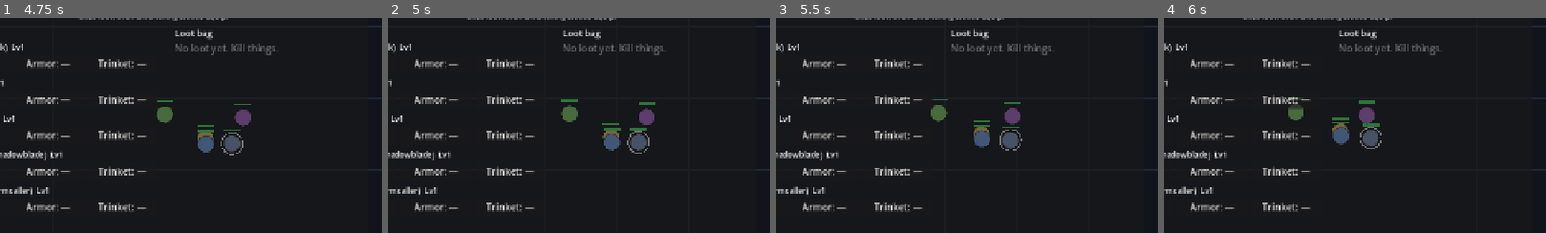
Above: before the commit, frames 1-4 (left to right).
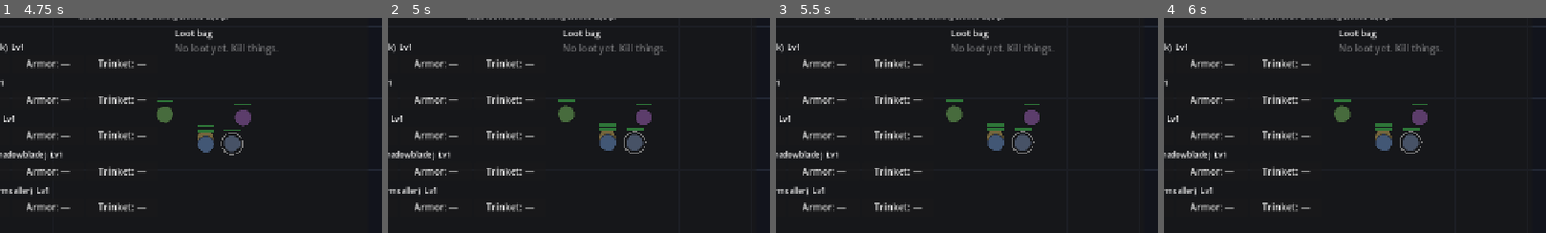
Above: after the commit, the same moments.

Repository: qydchen/squad-survivors
Game: Godot game, scene res://scenes/main.tscn
The game is run twice, just before and just after one commit, with the same random seed, the same clock (stepped at 60 frames per second) and the same inputs.
Inputs (mouse positions are % of the whole screen's width and height, from its top left):
- Up to frame 1 (4.75 s): tap Enter at 0.5 s; move the mouse to (72, 45) at 0.52 s; hold D (move_right) 0.53-1.28 s; tap R at 0.6, 1.55, 2.1, 2.85, 3.8, 4.35 s; click (72, 45) at 0.67 s; move the mouse to (30, 55) at 1.27 s; hold S (move_down) 1.28-2.03 s; tap C (stance_toggle) at 1.35 s; move the mouse to (60, 28) at 2.02 s; hold D (move_right) 2.03-2.78 s; move the mouse to (45, 70) at 2.77 s; hold W (move_up) 2.78-3.53 s; click (45, 70) at 2.92 s; move the mouse to (80, 65) at 3.52 s; hold C (stance_toggle) 3.53-4.28 s; hold A (move_left) from 3.53 s (still down); tap Tab (squad_inventory) at 4.15 s; move the mouse to (20, 35) at 4.27 s
- Up to frame 2 (5 s): keep holding A (move_left); tap Space (tactical_pause) at 4.9 s
- Up to frame 3 (5.5 s): move the mouse to (55, 50) at 5.02 s; release A (move_left) at 5.03 s; hold S (move_down) from 5.03 s (still down); tap R at 5.1 s; click (55, 50) at 5.17 s
- Up to frame 4 (6 s): move the mouse to (35, 25) at 5.77 s; release S (move_down) at 5.78 s; hold D (move_right) from 5.78 s (still down); tap C (stance_toggle) at 5.85 s
The pictures show only the part of the screen within x 30-80%, y 23-73%; the shares and areas given below are measured in that part.

Frame 1 is identical in both runs. In frame 2, 1.1% of the frame differs, in the area x 44-70%, y 37-64%; in frame 3, 2.7%; in frame 4, 2.9%, in the area x 32-69%, y 36-64%.
Error before the commit: Trying to assign value of type 'Nil' to a variable of type 'Dictionary'. (res://scripts/enemies/spawner.gd:66)
Error after the commit: Trying to assign value of type 'Nil' to a variable of type 'Dictionary'. (res://scripts/enemies/spawner.gd:71)

Commit message:
review: pause-mode fix, tuning wiring, drop-weight mutation fix, UI guards

Diff:
--- a/scripts/autoload/game.gd
+++ b/scripts/autoload/game.gd
@@ -98,7 +98,7 @@
 			"name": cid.capitalize(),
 			"roster_level": 1,
 			"roster_xp": 0,
-			"gear": {"weapon": "", "armor": "", "trinket": ""},
+			"gear": {"weapon": {}, "armor": {}, "trinket": {}},
 			"wounded_runs_left": 0,
 		})
 	_begin(chars)
@@ -199,7 +199,8 @@
 		float(tun("drops.base_chance", 0.035)) + minutes * float(tun("drops.time_scale_per_min", 0.004)))
 	if randf() > chance or item_defs.is_empty():
 		return {}
-	var weights: Dictionary = tun("drops.rarity_weights", {"common": 50.0, "magic": 28.0, "rare": 14.0, "epic": 6.0, "legendary": 2.0})
+	var weights: Dictionary = (tun("drops.rarity_weights", {"common": 50.0, "magic": 28.0, "rare": 14.0, "epic": 6.0, "legendary": 2.0}) as Dictionary).duplicate()
+	# Legendary odds creep up over the run. (Duplicate above: never mutate the live tuning config.)
 	# Legendary odds creep up over the run.
 	weights["legendary"] = float(weights.get("legendary", 2.0)) + minutes * float(tun("drops.legendary_weight_per_min", 0.35))
 	var total := 0.0
--- a/scripts/autoload/roster.gd
+++ b/scripts/autoload/roster.gd
@@ -36,7 +36,7 @@
 		"name": char_name,
 		"roster_level": 1,
 		"roster_xp": 0,
-		"gear": {"weapon": "", "armor": "", "trinket": ""},
+		"gear": {"weapon": {}, "armor": {}, "trinket": {}},
 		"wounded_runs_left": 0,
 	}
 	characters.append(char)
--- a/scripts/characters/squad_member.gd
+++ b/scripts/characters/squad_member.gd
@@ -467,9 +467,9 @@
 		if randf() < dodge:
 			return
 	var dmg := amount
-	# Tight stance: group mitigation aura.
+	# Tight stance: group mitigation aura (tuning: combat.tight_mitigation).
 	if Game.stance == "tight":
-		dmg *= 0.85
+		dmg *= float(Game.tun("combat.tight_mitigation", 0.85))
 	# Shield Wall buff.
 	if member.get("buffs", {}).has("shield_wall"):
 		dmg *= 0.4
--- a/scripts/enemies/spawner.gd
+++ b/scripts/enemies/spawner.gd
@@ -4,7 +4,10 @@
 
 const ARENA_HALF := 1500.0
 const SPAWN_RADIUS := 760.0
-const MAX_ALIVE := 140
+
+
+func _max_alive() -> int:
+	return int(Game.tun("spawner.max_alive", 140))
 
 var elapsed := 0.0
 var spawn_timer := 0.0
@@ -24,20 +27,22 @@
 	spawn_timer -= delta
 	if spawn_timer <= 0.0:
 		_spawn_wave()
-		# Interval shrinks over time: 1.1s -> ~0.3s at 20 min.
-		spawn_timer = maxf(0.28, 1.1 - elapsed * 0.0007)
+		# Interval shrinks over time (tuning: spawner.interval_*).
+		spawn_timer = maxf(float(Game.tun("spawner.interval_min", 0.28)),
+			float(Game.tun("spawner.interval_base", 1.1)) - elapsed * float(Game.tun("spawner.interval_decay_per_sec", 0.0007)))
 
 
 func _spawn_wave() -> void:
+	var max_alive := _max_alive()
 	var alive := get_tree().get_nodes_in_group("enemies").size()
-	if alive >= MAX_ALIVE:
+	if alive >= max_alive:
 		return
 	var anchor := get_tree().get_first_node_in_group("warband_anchor")
 	if anchor == null:
 		return
-	var batch := int(3 + elapsed / 45.0)
+	var batch := int(float(Game.tun("spawner.batch_base", 3.0)) + elapsed * float(Game.tun("spawner.batch_per_sec", 0.022)))
 	for i in batch:
-		if get_tree().get_nodes_in_group("enemies").size() >= MAX_ALIVE:
+		if get_tree().get_nodes_in_group("enemies").size() >= max_alive:
 			break
 		_spawn_one(anchor.global_position)
 
@@ -65,7 +70,7 @@
 	var def_path := "res://data/enemies/%s.json" % type_id
 	var def: Dictionary = JSON.parse_string(FileAccess.get_file_as_string(def_path))
 	# HP scales gently with time so the threat keeps up (tuning knob).
-	def["hp"] = float(table[type_id]["hp"]) * (1.0 + elapsed / 600.0)
+	def["hp"] = float(table[type_id]["hp"]) * (1.0 + elapsed * float(Game.tun("spawner.hp_scale_per_sec", 0.00167)))
 	var e := Enemy.new()
 	e.add_to_group("enemies")
 	# Random point on ring, clamped to arena.
--- a/scripts/main.gd
+++ b/scripts/main.gd
@@ -9,7 +9,8 @@
 
 
 func _ready() -> void:
-	process_mode = Node.PROCESS_MODE_ALWAYS
+	# NOTE: Main stays pausable (default). The R-restart shortcut lives in
+	# hud.gd because the HUD is PROCESS_MODE_ALWAYS and works while paused.
 	Game.level_up_ready.connect(_on_level_up_ready)
 	# Debug squad: 5 of the 6 classes (drops the Arcanist for this comp).
 	Game.start_run_debug(["bulwark", "cleric", "ranger", "shadowblade", "stormcaller"])
@@ -43,6 +44,7 @@
 
 
 func _unhandled_input(event: InputEvent) -> void:
+	# Main is pausable: this only fires while the sim is running.
 	if event.is_action_pressed("tactical_pause") and Game.in_run and not level_up_screen.visible:
 		Game.set_tactical_pause(not Game.tactically_paused)
 		get_viewport().set_input_as_handled()
@@ -52,8 +54,3 @@
 		inventory_screen.toggle()
 		get_viewport().set_input_as_handled()
 		return
-	if not Game.in_run and event is InputEventKey:
-		var k := event as InputEventKey
-		if k.pressed and not k.echo and k.keycode == KEY_R:
-			get_tree().paused = false
-			get_tree().reload_current_scene()
--- a/scripts/player_controller.gd
+++ b/scripts/player_controller.gd
@@ -6,14 +6,23 @@
 ##   RMB: group focus target             Space: tactical pause (in main.gd)
 
 const ARENA_HALF := 1500.0
-const GROUP_SPEED := 240.0
-const REVIVE_RADIUS := 70.0
-const REVIVE_TIME := 3.0
 
 var revive_progress := 0.0
 var reviving_member: SquadMember = null
 var trauma := 0.0  # camera shake 0..1
 var cam: Camera2D = null
+
+
+func group_speed() -> float:
+	return float(Game.tun("combat.group_speed", 240.0))
+
+
+func revive_radius() -> float:
+	return float(Game.tun("combat.revive_radius", 70.0))
+
+
+func revive_time() -> float:
+	return float(Game.tun("combat.revive_time", 3.0))
 
 
 func _ready() -> void:
@@ -30,7 +39,7 @@
 	if not Game.in_run or Game.tactically_paused:
 		return
 	var dir := Input.get_vector("move_left", "move_right", "move_up", "move_down")
-	global_position += dir * GROUP_SPEED * delta
+	global_position += dir * group_speed() * delta
 	global_position.x = clampf(global_position.x, -ARENA_HALF, ARENA_HALF)
 	global_position.y = clampf(global_position.y, -ARENA_HALF, ARENA_HALF)
 	_apply_stance()
@@ -45,7 +54,7 @@
 
 
 func _apply_stance() -> void:
-	var spread := 0.65 if Game.stance == "tight" else 1.7
+	var spread := float(Game.tun("combat.tight_spread", 0.65)) if Game.stance == "tight" else float(Game.tun("combat.spread_spread", 1.7))
 	for n in get_tree().get_nodes_in_group("squad_members"):
 		var m := n as SquadMember
 		if m != null:
@@ -86,7 +95,7 @@
 	for n in get_tree().get_nodes_in_group("squad_members"):
 		var m := n as SquadMember
 		if m != null and bool(m.member.get("downed", false)):
-			if global_position.distance_to(m.global_position) < REVIVE_RADIUS + 90.0:
+			if global_position.distance_to(m.global_position) < revive_radius() + 90.0:
 				candidate = m
 				break
 	if candidate == null:
@@ -97,7 +106,7 @@
 		reviving_member = candidate
 		revive_progress = 0.0
 	revive_progress += delta
-	if revive_progress >= REVIVE_TIME:
+	if revive_progress >= revive_time():
 		reviving_member.revive()
 		revive_progress = 0.0
 		reviving_member = null
--- a/scripts/ui/hud.gd
+++ b/scripts/ui/hud.gd
@@ -184,8 +184,9 @@
 func _update_revive() -> void:
 	var pc := get_tree().get_first_node_in_group("warband_anchor")
 	if pc != null and float(pc.get("revive_progress")) > 0.0:
+		var rt: float = float(Game.tun("combat.revive_time", 3.0))
 		revive_label.visible = true
-		revive_label.text = "Reviving… %d%%" % int(100.0 * float(pc.get("revive_progress")) / 3.0)
+		revive_label.text = "Reviving… %d%%" % int(100.0 * float(pc.get("revive_progress")) / rt)
 	else:
 		revive_label.visible = false
 
@@ -222,3 +223,20 @@
 	end_title.text = "EXTRACTED" if victory else "WIPED"
 	end_title.modulate = Color(0.4, 1.0, 0.5) if victory else Color(1.0, 0.4, 0.4)
 	end_panel.visible = true
+
+
+func _unhandled_input(event: InputEvent) -> void:
+	# HUD is PROCESS_MODE_ALWAYS, so this works while the tree is paused.
+	# Space unpauses (Main is pausable, so it can't hear Space while paused).
+	# Never unpause under the level-up screen — that decision is mandatory.
+	if Game.tactically_paused and event.is_action_pressed("tactical_pause"):
+		var lus := get_node_or_null("../LevelUpScreen") as CanvasLayer
+		if lus == null or not lus.visible:
+			Game.set_tactical_pause(false)
+			get_viewport().set_input_as_handled()
+		return
+	if not Game.in_run and event is InputEventKey:
+		var k := event as InputEventKey
+		if k.pressed and not k.echo and k.keycode == KEY_R:
+			get_tree().paused = false
+			get_tree().reload_current_scene()
--- a/scripts/ui/inventory_screen.gd
+++ b/scripts/ui/inventory_screen.gd
@@ -143,7 +143,7 @@
 		var v := float((item.get("stats", {}) as Dictionary)[k])
 		var label := String(k).replace("_pct", "% ").replace("_flat", " ").replace("_", " ").strip_edges()
 		if String(k).ends_with("_pct"):
-			parts.append("+%d%%%s" % [int(v * 100.0), label.replace("% ", "")])
+			parts.append("+%d%% %s" % [int(v * 100.0), label.replace("% ", "")])
 		else:
 			parts.append("+%d %s" % [int(v), label])
 	var affix := String(item.get("affix", ""))
